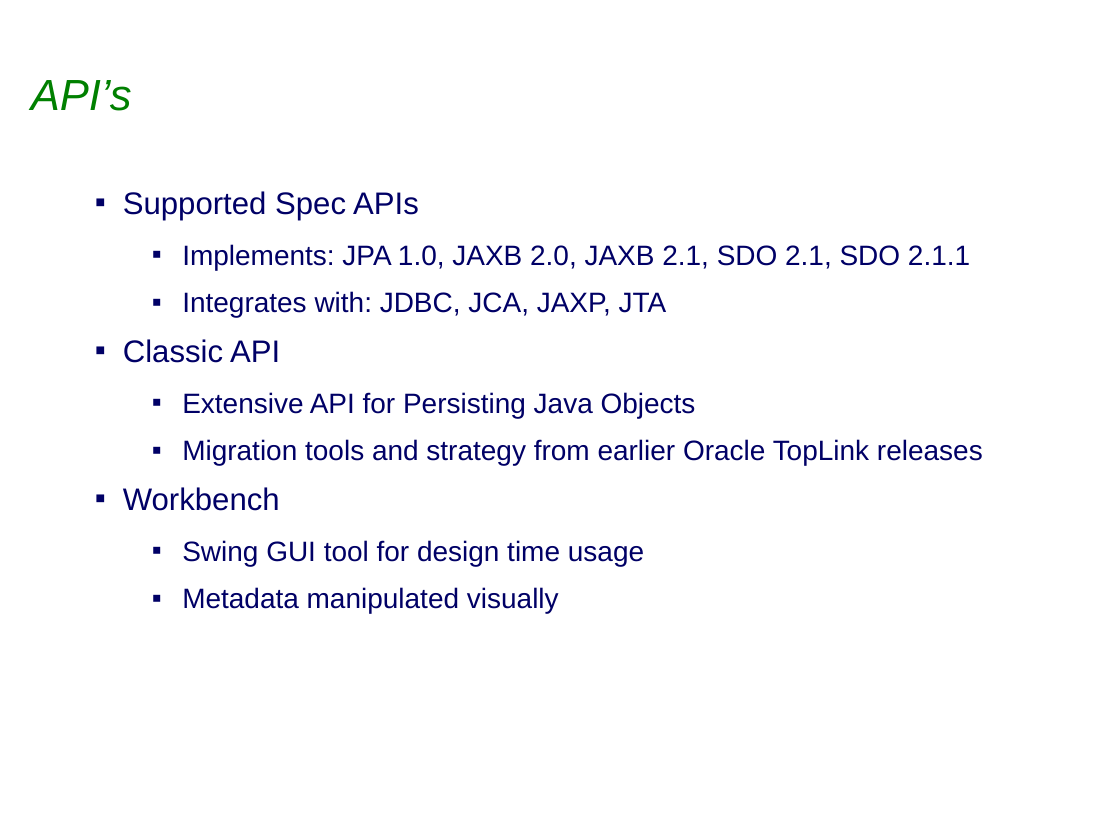
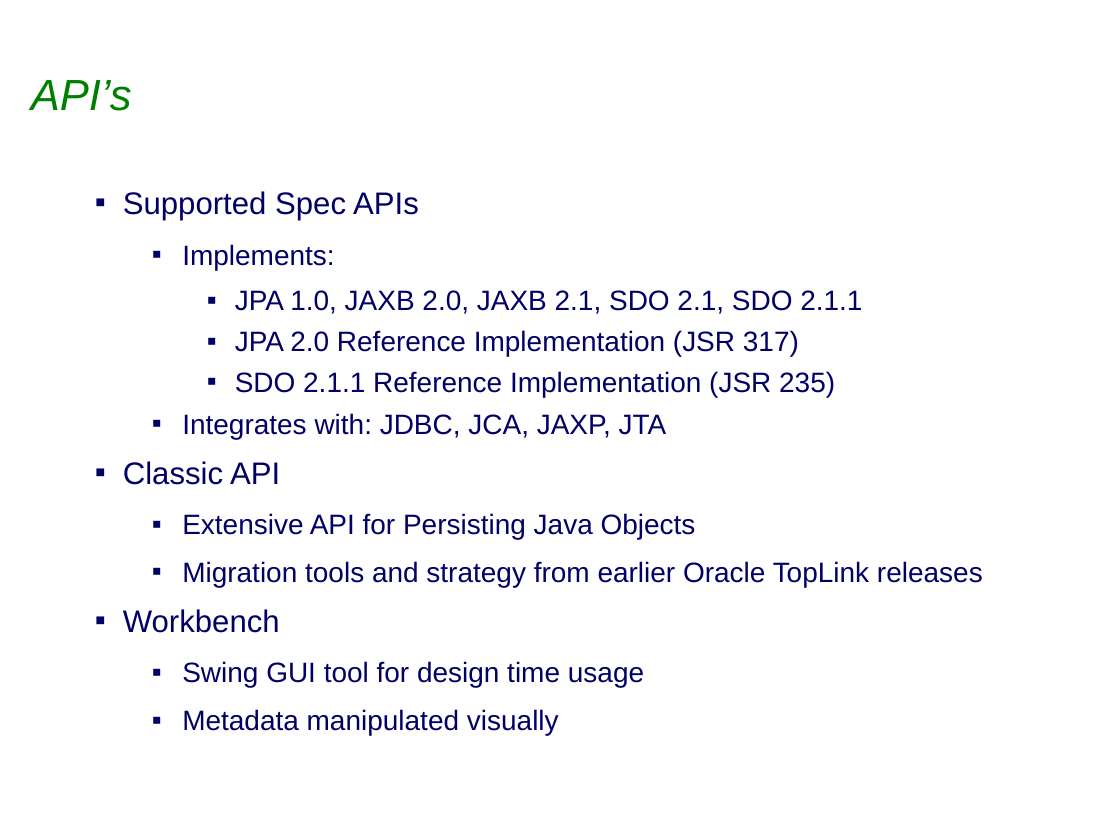
Before and after one commit to bfg-repo-cleaner-demos/eclipselink.runtime-bfg-strip-big-blobs, a slide deck: slide 11 of project-admin/Eclipselink_1.2.0_Release_Review.ppt (slide 12 before the commit). Drawn at 1120x840 pixels with LibreOffice and Linux fonts; fonts in the diff are those of the drawing; background and template pictures are left out. Boxes give left, top, right and bottom in pixels: in the first picture for what was removed or moved away, otherwise in the second. Text is boxed around its words. In the diff, an @@ line names an element or a change of style, - is before the commit and + after.

```diff
--- a/project-admin/Eclipselink_1.2.0_Release_Review.ppt
+++ b/project-admin/Eclipselink_1.2.0_Release_Review.ppt
@@ text at [182,244,862,397]: text changed @@
-  ▪ Implements: JPA 1.0, JAXB 2.0, JAXB 2.1, SDO 2.1, SDO 2.1.1
+  ▪ Implements:
+    ▪ JPA 1.0, JAXB 2.0, JAXB 2.1, SDO 2.1, SDO 2.1.1
+    ▪ JPA 2.0 Reference Implementation (JSR 317)
+    ▪ SDO 2.1.1 Reference Implementation (JSR 235)
```
Also in this commit, not shown: 9 other slides changed, 1 slide removed.
